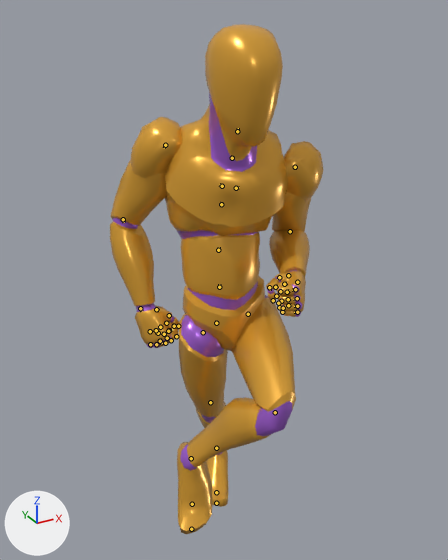
A saved change to the glTF model apps/web/public/models/anim-library.glb.
Rendered twice from a camera (50 mm lens) standing at (-0.833, -1.505, 1.874) and looking at (0.051, 0.102, 1.07). The axes (+X, +Y, +Z) are drawn at lower left. The lights are the same throughout. The older version comes first. Both versions are drawn at frame 8 of the action 'Rig|Run_BackDiag_L_Loop'; the numbers are the values there. The bones that change, and the others that lie on the model, are drawn over the model as lines.

In view in the first picture: 'Mannequin'.
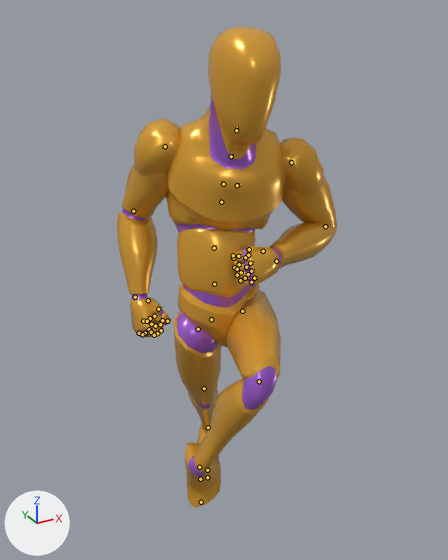
Where the change shows, as pixel boxes (x1, y1, x2, y2) in the pictures (448 x 560 px):
'Mannequin', posed
    before: (110, 24, 323, 534)
    after: (117, 26, 337, 508)
bone 'pelvis', root to tip
    before: (216, 323) to (217, 320)
    after: (211, 319) to (212, 317)
bone 'spine_02', root to tip
    before: (218, 250) to (219, 247)
    after: (214, 248) to (214, 245)
bone 'spine_03', root to tip
    before: (221, 204) to (222, 202)
    after: (221, 202) to (222, 199)
bone 'neck_01', root to tip
    before: (232, 158) to (232, 155)
    after: (231, 156) to (231, 153)
bone 'Head', root to tip
    before: (237, 131) to (238, 128)
    after: (236, 130) to (237, 127)
bone 'clavicle_l', root to tip
    before: (236, 188) to (239, 187)
    after: (237, 185) to (240, 184)
bone 'upperarm_l', root to tip
    before: (295, 167) to (295, 169)
    after: (291, 162) to (293, 165)
bone 'lowerarm_l', root to tip
    before: (290, 231) to (290, 233)
    after: (325, 226) to (324, 228)
bone 'clavicle_r', root to tip
    before: (222, 186) to (219, 184)
    after: (223, 184) to (220, 182)
bone 'upperarm_r', root to tip
    before: (165, 145) to (164, 148)
    after: (165, 146) to (164, 149)
bone 'lowerarm_r', root to tip
    before: (123, 219) to (124, 222)
    after: (133, 211) to (133, 213)
bone 'thigh_l', root to tip
    before: (248, 314) to (248, 315)
    after: (242, 311) to (242, 312)
bone 'calf_l', root to tip
    before: (275, 412) to (274, 413)
    after: (259, 381) to (258, 382)
bone 'foot_l', root to tip
    before: (191, 458) to (191, 459)
    after: (199, 467) to (199, 467)
bone 'thigh_r', root to tip
    before: (203, 332) to (203, 333)
    after: (198, 329) to (198, 329)
bone 'calf_r', root to tip
    before: (210, 402) to (210, 403)
    after: (204, 388) to (204, 389)
bone 'foot_r', root to tip
    before: (216, 448) to (216, 449)
    after: (208, 427) to (208, 428)

Diff of the bpy script that builds the scene:
```diff
--- a/apps/web/public/models/anim-library.glb.py
+++ b/apps/web/public/models/anim-library.glb.py
@@ bone_pelvis @@
 bone_pelvis = bpy.data.objects['Rig'].pose.bones['pelvis']  # child of 'root'
-bone_pelvis.location = (0.0, 0.00029, -0.00014)
-bone_pelvis.rotation_quaternion = (0.996, -0.043, 0.082, 0.005)  # degrees (-5, 9, 0)
+bone_pelvis.location = (0.0, 0.00016, -0.00047)
+bone_pelvis.rotation_quaternion = (0.996, -0.037, 0.078, 0.004)  # degrees (-4, 9, 0)
@@ bone_spine_02 @@
 bone_spine_02 = bpy.data.objects['Rig'].pose.bones['spine_02']  # child of 'spine_01'
-bone_spine_02.rotation_quaternion = (0.993, 0.067, -0.084, -0.055)  # degrees (8, -9, -7)
+bone_spine_02.rotation_quaternion = (0.978, 0.014, -0.151, -0.141)  # degrees (4, -17, -17)
@@ bone_spine_03 @@
 bone_spine_03 = bpy.data.objects['Rig'].pose.bones['spine_03']  # child of 'spine_02'
-bone_spine_03.rotation_quaternion = (0.944, 0.245, -0.219, 0.002)  # degrees (30, -25, -7)
+bone_spine_03.rotation_quaternion = (0.947, 0.3, -0.1, 0.059)  # degrees (35, -13, 3)
@@ bone_neck_01 @@
 bone_neck_01 = bpy.data.objects['Rig'].pose.bones['neck_01']  # child of 'spine_03'
-bone_neck_01.rotation_quaternion = (0.975, -0.162, 0.147, -0.029)  # degrees (-20, 16, -6)
+bone_neck_01.rotation_quaternion = (0.981, -0.164, 0.098, -0.024)  # degrees (-19, 11, -5)
@@ bone_head @@
 bone_head = bpy.data.objects['Rig'].pose.bones['Head']  # child of 'neck_01'
-bone_head.rotation_quaternion = (0.996, -0.03, 0.086, -0.001)  # degrees (-3, 10, 0)
+bone_head.rotation_quaternion = (0.997, -0.029, 0.067, -0.019)  # degrees (-3, 8, -2)
@@ bone_clavicle_l @@
 bone_clavicle_l = bpy.data.objects['Rig'].pose.bones['clavicle_l']  # child of 'spine_03'
-bone_clavicle_l.rotation_quaternion = (1.0, 0.0, 0.0, 0.006)  # degrees (0, 0, 1)
+bone_clavicle_l.rotation_quaternion = (0.999, -0.007, 0.047, 0.002)  # degrees (-1, 5, 0)
@@ bone_upperarm_l @@
 bone_upperarm_l = bpy.data.objects['Rig'].pose.bones['upperarm_l']  # child of 'clavicle_l'
-bone_upperarm_l.rotation_quaternion = (0.753, 0.139, 0.175, -0.619)  # degrees (0, 26, -79)
+bone_upperarm_l.rotation_quaternion = (0.821, 0.273, 0.377, -0.33)  # degrees (19, 53, -34)
@@ bone_lowerarm_l @@
 bone_lowerarm_l = bpy.data.objects['Rig'].pose.bones['lowerarm_l']  # child of 'upperarm_l'
-bone_lowerarm_l.rotation_quaternion = (0.603, 0.76, -0.101, 0.222)  # degrees (101, -27, 7)
+bone_lowerarm_l.rotation_quaternion = (0.54, 0.804, -0.089, 0.234)  # degrees (110, -28, 7)
@@ bone_clavicle_r @@
 bone_clavicle_r = bpy.data.objects['Rig'].pose.bones['clavicle_r']  # child of 'spine_03'
-bone_clavicle_r.rotation_quaternion = (0.999, 0.0, 0.0, -0.036)  # degrees (0, 0, -4)
+bone_clavicle_r.rotation_quaternion = (0.999, -0.006, -0.032, -0.034)  # degrees (-1, -4, -4)
@@ bone_upperarm_r @@
 bone_upperarm_r = bpy.data.objects['Rig'].pose.bones['upperarm_r']  # child of 'clavicle_r'
-bone_upperarm_r.rotation_quaternion = (0.775, 0.348, -0.252, 0.463)  # degrees (26, -46, 51)
+bone_upperarm_r.rotation_quaternion = (0.798, 0.168, -0.142, 0.562)  # degrees (7, -24, 69)
@@ bone_lowerarm_r @@
 bone_lowerarm_r = bpy.data.objects['Rig'].pose.bones['lowerarm_r']  # child of 'upperarm_r'
-bone_lowerarm_r.rotation_quaternion = (0.911, 0.409, 0.048, 0.01)  # degrees (48, 5, 3)
+bone_lowerarm_r.rotation_quaternion = (0.9, 0.433, 0.048, 0.011)  # degrees (52, 4, 4)
@@ bone_thigh_l @@
 bone_thigh_l = bpy.data.objects['Rig'].pose.bones['thigh_l']  # child of 'pelvis'
-bone_thigh_l.rotation_quaternion = (0.809, -0.485, -0.055, 0.326)  # degrees (-57, 13, 37)
+bone_thigh_l.rotation_quaternion = (0.728, -0.588, 0.024, 0.351)  # degrees (-70, 27, 33)
@@ bone_calf_l @@
 bone_calf_l = bpy.data.objects['Rig'].pose.bones['calf_l']  # child of 'thigh_l'
-bone_calf_l.rotation_quaternion = (0.622, 0.782, 0.01, -0.015)  # degrees (103, 2, 0)
+bone_calf_l.rotation_quaternion = (0.636, 0.771, 0.011, -0.015)  # degrees (101, 2, 0)
@@ bone_foot_l @@
 bone_foot_l = bpy.data.objects['Rig'].pose.bones['foot_l']  # child of 'calf_l'
-bone_foot_l.rotation_quaternion = (0.928, 0.231, 0.215, -0.2)  # degrees (23, 29, -18)
+bone_foot_l.rotation_quaternion = (0.723, 0.661, 0.057, -0.193)  # degrees (83, 20, -13)
@@ bone_thigh_r @@
 bone_thigh_r = bpy.data.objects['Rig'].pose.bones['thigh_r']  # child of 'pelvis'
-bone_thigh_r.rotation_quaternion = (0.916, 0.218, 0.332, -0.051)  # degrees (28, 39, 4)
+bone_thigh_r.rotation_quaternion = (0.921, 0.259, 0.282, -0.072)  # degrees (32, 34, 1)
@@ bone_calf_r @@
 bone_calf_r = bpy.data.objects['Rig'].pose.bones['calf_r']  # child of 'thigh_r'
-bone_calf_r.rotation_quaternion = (1.0, 0.021, -0.012, 0.001)  # degrees (2, -1, 0)
+bone_calf_r.rotation_quaternion = (1.0, 0.008, -0.012, 0.001)  # degrees (1, -1, 0)
@@ bone_foot_r @@
 bone_foot_r = bpy.data.objects['Rig'].pose.bones['foot_r']  # child of 'calf_r'
-bone_foot_r.rotation_quaternion = (0.992, -0.124, -0.02, 0.012)  # degrees (-14, -2, 2)
+bone_foot_r.rotation_quaternion = (0.978, -0.203, 0.003, 0.05)  # degrees (-23, 2, 6)
```
